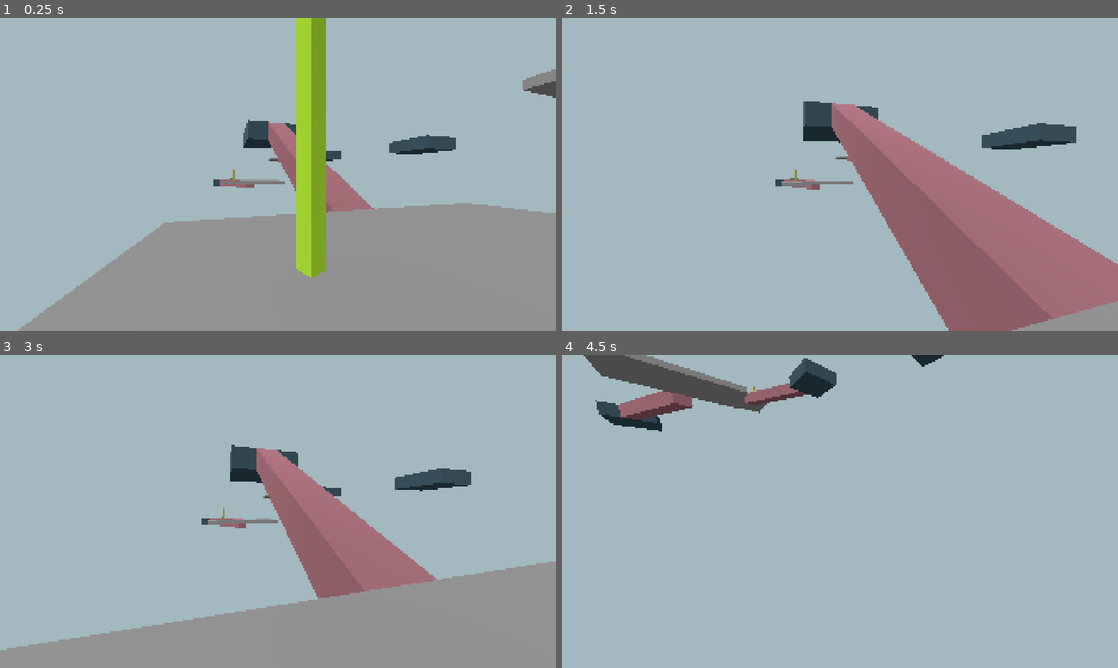
Above: before the commit, frames 1-4 (two rows, left to right).
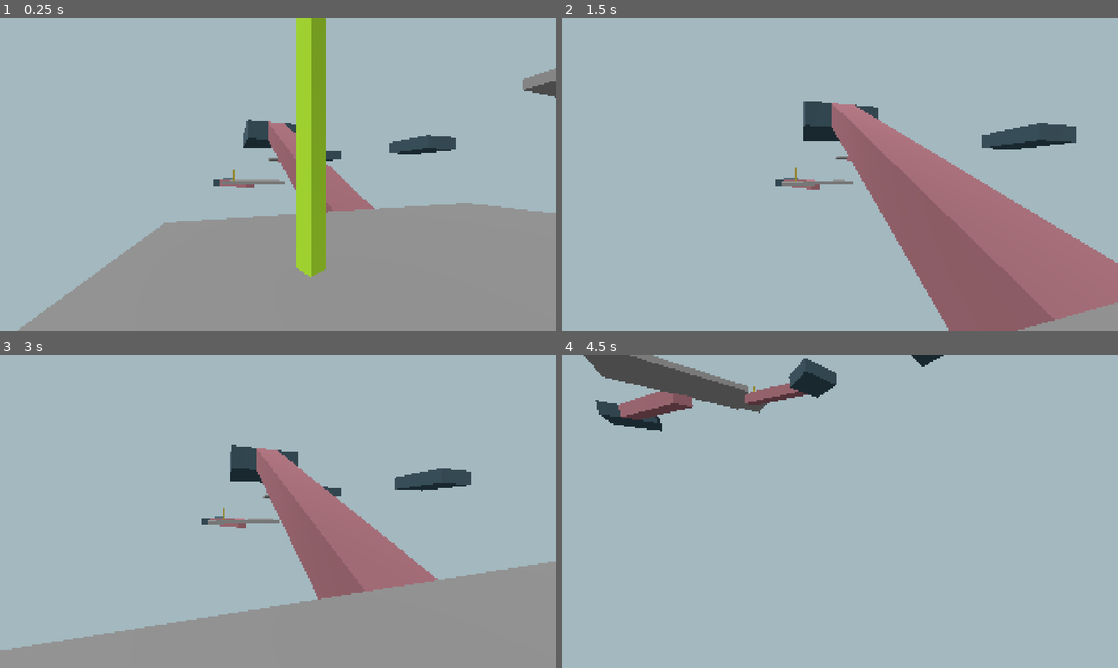
Above: after the commit, the same moments.

Repository: danitheturtle/godly-pets-delivery-service
Game: Godot game, scene res://main.tscn
Same seed, same stepped clock (60 frames per second), same inputs: the game is played once before the commit and once after it.
Inputs (mouse positions are in pixels of both pictures, inside the frame that each line leads up to):
- Up to frame 1 (0.25 s): no input
- Up to frame 2 (1.5 s): tap Enter at 0.5 s; move the mouse to (867, 174) at 0.52 s; press the mouse at (867, 174) at 0.53 s; hold W (forward) from 0.53 s (still down); tap Space (jump) at 0.77 s; move the mouse to (812, 174) at 1.27 s; release the mouse at (812, 174) at 1.28 s; tap F (interact) at 1.35 s
- Up to frame 3 (3 s): tap Space (jump) at 1.52 s; move the mouse to (289, 505) at 2.02 s; hold L (level_select) 2.03-2.75 s; release W (forward) at 2.75 s; click "Level 1" at 2.75 s
- Up to frame 4 (4.5 s): move the mouse to (834, 517) at 3.52 s; hold W (forward) from 3.53 s (still down); tap E (rotate_clockwise) at 3.6 s; tap Space (jump) at 3.77 s; move the mouse to (878, 514) at 4.27 s; hold Q (rotate_counter_clockwise) from 4.28 s (still down)

The runs differ from the first frame. In frame 1, 0.1% of the frame differs, in the area x 5-100%, y 16-98%; in frame 2, 0.3%; in frame 3, 0.2%; in frame 4, 0.3%, in the area x 5-69%, y 0-25%.

Commit message:
finished stair navmeshes

Diff:
--- a/godot/game_objects/platform/square_platform.tscn
+++ b/godot/game_objects/platform/square_platform.tscn
@@ -10,14 +10,11 @@
 size = Vector3(9.75, 3, 9.75)
 
 [sub_resource type="NavigationMesh" id="NavigationMesh_ia4b8"]
-vertices = PackedVector3Array(-4.875, 2, -0.875, -4.875, 2, 0.875, -4.125, 2, 1.375, -4.125, 2, -1.375, -1.375, 2, 4.125, -0.875, 2, 4.875, 0.875, 2, 4.875, 1.375, 2, 4.125, 4.125, 2, 1.375, 4.875, 2, 0.875, 4.875, 2, -0.875, 4.125, 2, -1.375, 1.375, 2, -4.125, 0.875, 2, -4.875, -0.875, 2, -4.875, -1.375, 2, -4.125, -4.125, 2, -4.125, -4.125, 2, 4.125, 4.125, 2, 4.125, 4.125, 2, -4.125)
-polygons = [PackedInt32Array(0, 3, 1), PackedInt32Array(1, 3, 2), PackedInt32Array(5, 4, 6), PackedInt32Array(6, 4, 7), PackedInt32Array(9, 8, 10), PackedInt32Array(10, 8, 11), PackedInt32Array(14, 13, 12), PackedInt32Array(8, 7, 11), PackedInt32Array(11, 7, 4), PackedInt32Array(11, 4, 2), PackedInt32Array(11, 2, 15), PackedInt32Array(3, 16, 15), PackedInt32Array(14, 12, 15), PackedInt32Array(15, 12, 11), PackedInt32Array(2, 3, 15), PackedInt32Array(4, 17, 2), PackedInt32Array(8, 18, 7), PackedInt32Array(12, 19, 11)]
+vertices = PackedVector3Array(-4.125, 2, -4.125, -4.125, 2, 4.125, 4.125, 2, 4.125, 4.125, 2, -4.125)
+polygons = [PackedInt32Array(3, 2, 0), PackedInt32Array(0, 2, 1)]
 geometry_parsed_geometry_type = 1
 agent_height = 3.0
 agent_radius = 0.75
-
-[sub_resource type="BoxShape3D" id="BoxShape3D_ia4b8"]
-size = Vector3(11.25, 3, 3)
 
 [sub_resource type="BoxShape3D" id="BoxShape3D_klhda"]
 size = Vector3(7, 3, 7)
@@ -44,13 +41,6 @@
 
 [node name="FloorCollider" type="CollisionShape3D" parent="NavigationRegion3D/FloorNavStaticBody" unique_id=781862863]
 shape = SubResource("BoxShape3D_sgp6g")
-
-[node name="StairConnection1" type="CollisionShape3D" parent="NavigationRegion3D/FloorNavStaticBody" unique_id=144959021]
-shape = SubResource("BoxShape3D_ia4b8")
-
-[node name="StairConnection2" type="CollisionShape3D" parent="NavigationRegion3D/FloorNavStaticBody" unique_id=2001542258]
-transform = Transform3D(-4.371139e-08, 0, 1, 0, 1, 0, -1, 0, -4.371139e-08, 0, 0, 0)
-shape = SubResource("BoxShape3D_ia4b8")
 
 [node name="ActorDetector" type="Area3D" parent="." unique_id=162572149]
 transform = Transform3D(1, 0, 0, 0, 1, 0, 0, 0, 1, 0, 3, 0)
--- a/godot/game_objects/stairs/stairs.gd
+++ b/godot/game_objects/stairs/stairs.gd
@@ -5,38 +5,37 @@
 @export var stairRise: float = 11.25
 @export var stairRun: float = 19.5
 @export var navAgentRadius: float = 0.75
-@export var navCellHeight: float = 0.25
+@export var navCellHeight: float = 0.5
 
 @onready var initialParent = get_parent()
 @onready var initialTransform = Transform3D(transform)
 @onready var collisionArea = $CenterCollisionArea3D
 @onready var secondaryCollisionArea = $EndsArea3D
-@onready var navRegionsBySide: Dictionary[float, NavigationRegion3D] = {
-    0.0: $TopNavigationRegion3D,
-    -90.0: $RightNavigationRegion3D,
-    180.0: $BottomNavigationRegion3D,
-    90.0: $LeftNavigationRegion3D
-}
-
 # if needed, can use colliders to derive stair orientation
 #@onready var topCollider = $Area3D/TopSphereShape3D
 #@onready var bottomCollider = $Area3D/BottomSphereShape3D
-# example:
-# var pivotedFromBottom = topCollider.global_transform.origin.y > bottomCollider.global_transform.origin.y
+@onready var navRegionsBySide: Dictionary[float, NavigationRegion3D] = {
+    0.0: $Navigation/TopRegion,
+    -90.0: $Navigation/RightRegion,
+    180.0: $Navigation/BottomRegion,
+    90.0: $Navigation/LeftRegion
+}
 
 var attachedToPlatform: Platform = null
 var storedParent: Node3D
 var storedTransform: Transform3D
 
-var pivoting: bool = false
+func _enter_tree() -> void:
+    # nav regions have relative transforms until runtime to prevent weird object bounding box issues
+    for nextNavRegion in find_child("Navigation").get_children():
+        nextNavRegion.top_level = true
 
 func _ready() -> void:
     storedParent = initialParent
     storedTransform = initialTransform
     # listen for checkpoints
     SignalBus.checkpoint_activated.connect(on_checkpoint_reached)
-    build_nav_regions()
-    detect_and_enable_floor_navregion()
+    nav_build_meshes_and_init.call_deferred()
 
 func reset(hard: bool = false) -> void:
     if (!hard):
@@ -45,19 +44,44 @@
     else:
         reparent(initialParent, false)
         transform = initialTransform
+    nav_apply_transform_to_regions()
+    nav_detect_and_enable_only_floor()
 
 func attach_to_platform(platform: Platform) -> void:
     if platform != attachedToPlatform:
         if attachedToPlatform != null:
-            if attachedToPlatform.is_connected("stairs_pivot_started", on_stairs_pivot_started):
-                attachedToPlatform.stairs_pivot_started.disconnect(on_stairs_pivot_started)
-            if attachedToPlatform.is_connected("stairs_pivot_finished", on_stairs_pivot_finished):
-                attachedToPlatform.stairs_pivot_finished.disconnect(on_stairs_pivot_finished)
-        platform.stairs_pivot_started.connect(on_stairs_pivot_started)
-        platform.stairs_pivot_finished.connect(on_stairs_pivot_finished)
+            if attachedToPlatform.is_connected("stairs_pivot_started", on_pivot_started):
+                attachedToPlatform.stairs_pivot_started.disconnect(on_pivot_started)
+            if attachedToPlatform.is_connected("platform_rotation_started", on_pivot_started):
+                attachedToPlatform.platform_rotation_started.disconnect(on_pivot_started)
+            if attachedToPlatform.is_connected("stairs_pivot_finished", on_pivot_finished):
+                attachedToPlatform.stairs_pivot_finished.disconnect(on_pivot_finished)
+            if attachedToPlatform.is_connected("platform_rotation_finished", on_pivot_started):
+                attachedToPlatform.platform_rotation_finished.disconnect(on_pivot_started)
+        platform.stairs_pivot_started.connect(on_pivot_started)
+        platform.platform_rotation_started.connect(on_pivot_started)
+        platform.stairs_pivot_finished.connect(on_pivot_finished)
+        platform.platform_rotation_finished.connect(on_pivot_finished)
         attachedToPlatform = platform
 
-func build_nav_regions() -> void:
+func on_checkpoint_reached() -> void:
+    storedParent = get_parent()
+    storedTransform = Transform3D(transform)
+
+func on_pivot_started():
+    nav_disable_regions()
+
+@warning_ignore("unused_parameter")
+func on_pivot_finished(cancelled: bool):
+    nav_apply_transform_to_regions()
+    nav_detect_and_enable_only_floor()
+
+#
+#  NAVMESH STUFF
+#
+func nav_build_meshes_and_init() -> void:
+    nav_apply_transform_to_regions()
+    await get_tree().physics_frame
     for deg in range(-90, 181, 90):
         var newRegion = navRegionsBySide[deg]
         var regionNavMesh: NavigationMesh = newRegion.navigation_mesh
@@ -65,46 +89,48 @@
         var vertices: PackedVector3Array
         # build vert array and tris based on stair position, in clockwise order
         match deg:
-            0: vertices = get_top_nav_verts()
-            -90: vertices = get_right_nav_verts()
-            180: vertices = get_bottom_nav_verts()
-            90: vertices = get_left_nav_verts()
+            0: vertices = nav_get_top_verts()
+            -90: vertices = nav_get_right_verts()
+            180: vertices = nav_get_bottom_verts()
+            90: vertices = nav_get_left_verts()
         regionNavMesh.set_vertices(vertices)
         regionNavMesh.add_polygon(PackedInt32Array([0, 1, 2]))
         regionNavMesh.add_polygon(PackedInt32Array([2, 1, 3]))
-        # set transform but only the basis
-        update_nav_region_transform(newRegion)
-        #set_nav_region_enabled(newRegionRID, false)
+    nav_detect_and_enable_only_floor()
 
-func update_nav_region_transform(region):
-    region.transform.origin = global_transform.origin
-    region.transform.basis = Basis.IDENTITY.rotated(Vector3.UP, global_rotation.y)
+func nav_apply_transform_to_regions() -> void:
+    for deg in navRegionsBySide.keys():
+        navRegionsBySide[deg].global_transform = Transform3D(Basis.IDENTITY.rotated(Vector3.UP, global_rotation.y), global_transform.origin)
 
 # enable the navregion representing the floor at current rotation
-func detect_and_enable_floor_navregion():
+func nav_detect_and_enable_only_floor():
+    nav_disable_regions()
     # determine which region to enable
-    var roundedZRotation = round(global_rotation_degrees.z)
+    var roundedZRotation = snappedf(global_rotation_degrees.z, 90.0)
     # both -180 and 180 represent the same nav region to activate
     if roundedZRotation == -180.0:
         roundedZRotation = 180.0
     # enable the correct nav region
+    navRegionsBySide[roundedZRotation].set_process(true)
     navRegionsBySide[roundedZRotation].enabled = true
 
-func get_top_nav_verts() -> PackedVector3Array:
+func nav_get_top_verts() -> PackedVector3Array:
     var closeYValue = -stairRise/2 + stairWidth/2 + navCellHeight
     var farYValue = stairRise/2 + stairWidth/2 + navCellHeight
-    return get_vertical_nav_verts(closeYValue, farYValue)
+    return nav_get_vertical_verts(closeYValue, farYValue)
 
-func get_right_nav_verts() -> PackedVector3Array:
-    var xValue = -stairWidth/2 - navCellHeight
-    return get_horizontal_nav_verts(xValue)
+func nav_get_right_verts() -> PackedVector3Array:
+    return nav_get_horizontal_verts(true)
 
-func get_bottom_nav_verts() -> PackedVector3Array:
+func nav_get_bottom_verts() -> PackedVector3Array:
     var closeYValue = stairRise/2 + stairWidth/2 + navCellHeight
     var farYValue = -stairRise/2 + stairWidth/2 + navCellHeight
-    return get_vertical_nav_verts(closeYValue, farYValue)
+    return nav_get_vertical_verts(closeYValue, farYValue)
 
-func get_vertical_nav_verts(closeYValue: float, farYValue: float) -> PackedVector3Array:
+func nav_get_left_verts() -> PackedVector3Array:
+    return nav_get_horizontal_verts(false)
+
+func nav_get_vertical_verts(closeYValue: float, farYValue: float) -> PackedVector3Array:
     var xValue = stairWidth/2 - navAgentRadius
     var zValue = stairRun/2
     return PackedVector3Array([
@@ -114,32 +140,23 @@
         Vector3(-xValue, farYValue, -zValue)
     ])
 
-func get_left_nav_verts() -> PackedVector3Array:
-    var xValue = stairWidth/2 + navCellHeight
-    return get_horizontal_nav_verts(xValue)
-
-func get_horizontal_nav_verts(xValue: float):
+func nav_get_horizontal_verts(isRight: bool):
+    var nearXValue = stairRise/2 - stairWidth/2 + navAgentRadius
+    var farXValue = stairRise/2 + stairWidth/2 - navAgentRadius
+    if isRight:
+        nearXValue *= -1
+        farXValue *= -1
+    var yValue = stairWidth / 2 + navCellHeight
     var zValue = stairRun/2
     return PackedVector3Array([
-        Vector3(xValue, -stairRise/2 + stairWidth/2 - navAgentRadius, zValue),
-        Vector3(xValue, stairRise/2 + stairWidth/2 - navAgentRadius, -zValue),
-        Vector3(xValue, -stairRise/2 - stairWidth/2 + navAgentRadius, -zValue),
-        Vector3(xValue, stairRise/2 - stairWidth/2 + navAgentRadius, zValue),
+        Vector3(farXValue, yValue, zValue),
+        Vector3(-nearXValue, yValue, -zValue),
+        Vector3(nearXValue, yValue, zValue),
+        Vector3(-farXValue, yValue, -zValue),
     ])
 
-func on_checkpoint_reached() -> void:
-    storedParent = get_parent()
-    storedTransform = Transform3D(transform)
-
-func on_stairs_pivot_started():
-    pivoting = true
+func nav_disable_regions() -> void:
     for nextNavKey in navRegionsBySide.keys():
-        navRegionsBySide[nextNavKey].enabled = false
-
-@warning_ignore("unused_parameter")
-func on_stairs_pivot_finished(cancelled: bool):
-    pivoting = false
-    # update transforms to new position
-    for nextNavKey in navRegionsBySide.keys():
-        update_nav_region_transform(navRegionsBySide[nextNavKey])
-    detect_and_enable_floor_navregion()
+        if navRegionsBySide[nextNavKey].enabled:
+            navRegionsBySide[nextNavKey].set_process(false)
+            navRegionsBySide[nextNavKey].enabled = false
--- a/godot/game_objects/stairs/stairs.tscn
+++ b/godot/game_objects/stairs/stairs.tscn
@@ -34,21 +34,23 @@
 transform = Transform3D(-4.371139e-08, 0, -1, 0, 1, 0, 1, 0, -4.371139e-08, 0, 0, 0)
 shape = ExtResource("3_frutw")
 
-[node name="TopNavigationRegion3D" type="NavigationRegion3D" parent="." unique_id=1764758248]
-top_level = true
+[node name="Navigation" type="Node3D" parent="." unique_id=1552134837]
+
+[node name="TopRegion" type="NavigationRegion3D" parent="Navigation" unique_id=1764758248]
 navigation_mesh = SubResource("NavigationMesh_7w3rt")
+enabled = false
 
-[node name="RightNavigationRegion3D" type="NavigationRegion3D" parent="." unique_id=650677780]
-top_level = true
+[node name="RightRegion" type="NavigationRegion3D" parent="Navigation" unique_id=650677780]
 navigation_mesh = SubResource("NavigationMesh_jbq1l")
+enabled = false
 
-[node name="BottomNavigationRegion3D" type="NavigationRegion3D" parent="." unique_id=1438237155]
-top_level = true
+[node name="BottomRegion" type="NavigationRegion3D" parent="Navigation" unique_id=1438237155]
 navigation_mesh = SubResource("NavigationMesh_qnmon")
+enabled = false
 
-[node name="LeftNavigationRegion3D" type="NavigationRegion3D" parent="." unique_id=1258610695]
-top_level = true
+[node name="LeftRegion" type="NavigationRegion3D" parent="Navigation" unique_id=1258610695]
 navigation_mesh = SubResource("NavigationMesh_hn3cy")
+enabled = false
 
 [node name="CenterCollisionArea3D" type="Area3D" parent="." unique_id=2065246267]
 collision_layer = 0
--- a/godot/project.godot
+++ b/godot/project.godot
@@ -167,7 +167,7 @@
 
 [navigation]
 
-3d/default_edge_connection_margin=0.5
+3d/default_edge_connection_margin=0.8
 
 [physics]
 
--- a/godot/worlds/world_1.tscn
+++ b/godot/worlds/world_1.tscn
@@ -8,7 +8,7 @@
 [ext_resource type="PackedScene" uid="uid://cyksofbl60ciy" path="res://game_objects/checkpoint/checkpoint.tscn" id="6_wkq5h"]
 
 [sub_resource type="NavigationMesh" id="NavigationMesh_0p53a"]
-vertices = PackedVector3Array(13.75, 1.7650003, -63.85872, 13.75, 1.7650003, -54.35872, 23.5, 1.7650003, -54.35872, 23.5, 1.7650003, -63.85872, -9.75, -9.235, -33.60872, -9.75, -9.235, -24.858719, 9.75, -9.235, -24.858719, 9.75, -9.235, -33.60872, 19.75, 1.7650003, 24.641281, 19.75, 1.7650003, 34.39128, 39.25, 1.7650003, 34.39128, 39.25, 1.7650003, 24.641281, -9.75, -9.235, 24.891281, -9.75, -9.235, 34.64128, 9.75, -9.235, 34.64128, 9.75, -9.235, 24.891281, -4.25, 69.265, 32.14128, -4.25, 69.265, 51.89128, 5.5, 69.265, 51.89128, 5.5, 69.265, 32.14128, -5.5, 35.515, 82.89128, -5.5, 35.515, 92.39128, 4.25, 35.515, 92.39128, 4.25, 35.515, 82.89128)
+vertices = PackedVector3Array(13.75, 1.75, -63.848907, 13.75, 1.75, -54.098907, 23.5, 1.75, -54.098907, 23.5, 1.75, -63.848907, -9.75, -9.25, -34.098907, -9.75, -9.25, -24.348907, 9.75, -9.25, -24.348907, 9.75, -9.25, -34.098907, 19.75, 2, 24.651093, 19.75, 2, 34.401093, 39.25, 2, 34.401093, 39.25, 2, 24.651093, -9.75, -9.25, 24.901093, -9.75, -9.25, 34.651093, 9.75, -9.25, 34.651093, 9.75, -9.25, 24.901093, -4.25, 69.5, 32.151093, -4.25, 69.5, 51.901093, 5.5, 69.5, 51.901093, 5.5, 69.5, 32.151093, -5.5, 35.5, 82.90109, -5.5, 35.5, 92.40109, 4.25, 35.5, 92.40109, 4.25, 35.5, 82.90109)
 polygons = [PackedInt32Array(3, 2, 0), PackedInt32Array(0, 2, 1), PackedInt32Array(7, 6, 4), PackedInt32Array(4, 6, 5), …(237 unchanged characters)…
 geometry_parsed_geometry_type = 1
 geometry_source_geometry_mode = 1
@@ -23,15 +23,15 @@
 size = Vector3(21, 1, 11)
 
 [sub_resource type="BoxShape3D" id="BoxShape3D_0p53a"]
-size = Vector3(21, 1, 10)
+size = Vector3(21, 1, 11)
 
 [sub_resource type="BoxMesh" id="BoxMesh_wkq5h"]
-size = Vector3(21, 1, 10)
-
-[sub_resource type="BoxShape3D" id="BoxShape3D_wkq5h"]
-size = Vector3(11, 1, 11)
-
-[sub_resource type="BoxMesh" id="BoxMesh_a02j0"]
+size = Vector3(21, 1, 11)
+
+[sub_resource type="BoxShape3D" id="BoxShape3D_s2u2n"]
+size = Vector3(11, 1, 11)
+
+[sub_resource type="BoxMesh" id="BoxMesh_05ppg"]
 size = Vector3(11, 1, 11)
 
 [sub_resource type="BoxShape3D" id="BoxShape3D_a02j0"]
@@ -40,6 +40,12 @@
 [sub_resource type="BoxMesh" id="BoxMesh_s2u2n"]
 size = Vector3(5, 3, 5)
 
+[sub_resource type="BoxShape3D" id="BoxShape3D_wkq5h"]
+size = Vector3(11, 1, 11)
+
+[sub_resource type="BoxMesh" id="BoxMesh_a02j0"]
+size = Vector3(11, 1, 11)
+
 [node name="World1" unique_id=206715187 instance=ExtResource("1_nlsqv")]
 
 [node name="Player" parent="." index="1" unique_id=66642413]
@@ -55,7 +61,7 @@
 transform = Transform3D(1, 8.742278e-08, 8.742278e-08, 8.742278e-08, -1, 0, 8.742278e-08, 7.642742e-15, -1, -1.2785581e-06, -5.625, 14.625)
 
 [node name="StaticBody3D" type="StaticBody3D" parent="Level1/Sub1/Static" parent_id_path=PackedInt32Array(713561273) index="0" unique_id=1363727340]
-transform = Transform3D(1, 0, 0, 0, 1, 0, 0, 0, 1, 0, -10.227724, 29.853167)
+transform = Transform3D(1, 0, 0, 0, 1, 0, 0, 0, 1, 0, -10.25, 29.872604)
 
 [node name="CollisionShape3D" type="CollisionShape3D" parent="Level1/Sub1/Static/StaticBody3D" index="0" unique_id=832498751]
 shape = SubResource("BoxShape3D_fwsfs")
@@ -77,7 +83,7 @@
 [node name="Static" type="Node3D" parent="Level1/Sub2" index="3" unique_id=580895410 groups=["bake_navmesh"]]
 
 [node name="StaticBody3D" type="StaticBody3D" parent="Level1/Sub2/Static" index="0" unique_id=871813117]
-transform = Transform3D(1, 0, 0, 0, 1, 0, 0, 0, 1, 11.25, 1.0150003, 29.25547)
+transform = Transform3D(1, 0, 0, 0, 1, 0, 0, 0, 1, 11.25, 1.01, 29.25)
 
 [node name="CollisionShape3D" type="CollisionShape3D" parent="Level1/Sub2/Static/StaticBody3D" index="0" unique_id=1893443339]
 shape = SubResource("BoxShape3D_0p53a")
@@ -102,14 +108,14 @@
 [node name="Static" type="Node3D" parent="Level1/Sub3" index="4" unique_id=1675446303 groups=["bake_navmesh"]]
 
 [node name="StaticBody3D" type="StaticBody3D" parent="Level1/Sub3/Static" index="0" unique_id=1587029333]
-transform = Transform3D(1, 0, 0, 0, 1, 0, 0, 0, 1, -10.624277, 0.9893192, -29.85872)
+transform = Transform3D(1, 0, 0, 0, 1, 0, 0, 0, 1, -10.6335945, 0.9882884, -29.848906)
 
 [node name="CollisionShape3D" type="CollisionShape3D" parent="Level1/Sub3/Static/StaticBody3D" index="0" unique_id=1817873285]
-shape = SubResource("BoxShape3D_wkq5h")
+shape = SubResource("BoxShape3D_s2u2n")
 
 [node name="MeshInstance3D" type="MeshInstance3D" parent="Level1/Sub3/Static/StaticBody3D" index="1" unique_id=942381116]
 transform = Transform3D(1, 0, 0, 0, 1, 0, 0, 0, 1, 0, 0.014362812, 0)
-mesh = SubResource("BoxMesh_a02j0")
+mesh = SubResource("BoxMesh_05ppg")
 
 [node name="Level2" type="Node3D" parent="." index="5" unique_id=976266159]
 transform = Transform3D(1, 0, 0, 0, 1, 0, 0, 0, 1, 29.25, 11.25, 58.5)
@@ -142,7 +148,7 @@
 [node name="Static" type="Node3D" parent="Level2/Sub1" index="7" unique_id=1121158443 groups=["bake_navmesh"]]
 
 [node name="StaticBody3D" type="StaticBody3D" parent="Level2/Sub1/Static" index="0" unique_id=1685891372]
-transform = Transform3D(1, 0, 0, 0, 1, 0, 0, 0, 1, 0.3288269, -10.248693, -29.005795)
+transform = Transform3D(1, 0, 0, 0, 1, 0, 0, 0, 1, 0.32900047, -10.25, -29)
 
 [node name="CollisionShape3D" type="CollisionShape3D" parent="Level2/Sub1/Static/StaticBody3D" index="0" unique_id=1777088797]
 shape = SubResource("BoxShape3D_fwsfs")
